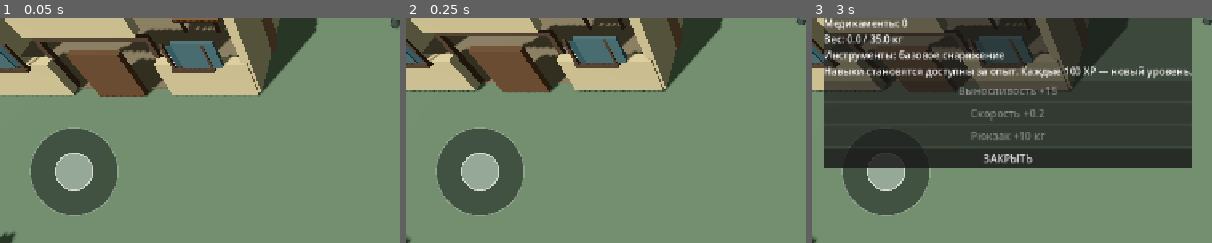
Above: before the commit, frames 1-3 (left to right).
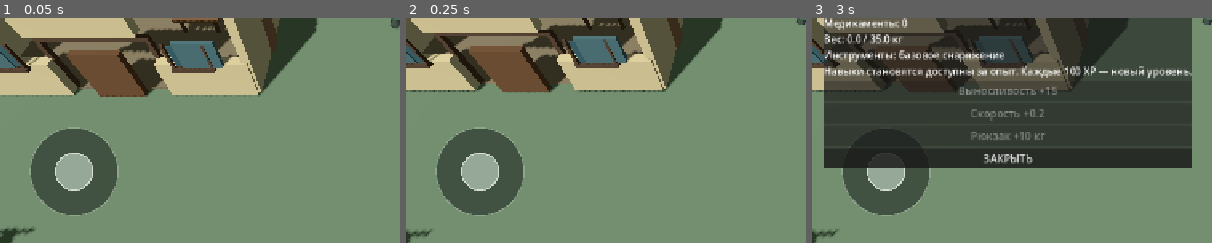
Above: after the commit, the same moments.

Repository: anriell666-byte/AshenForge
Game: Godot game, scene res://scenes/Main.tscn
Same seed, same stepped clock (60 frames per second), same inputs: the game is played once before the commit and once after it.
Inputs:
- Up to frame 1 (0.05 s): no input
- Up to frame 2 (0.25 s): no input
- Up to frame 3 (3 s): click "ATTACK" at 0.5 s; click "ACTION" at 1.25 s; click "RUN" at 2 s; click "BAG" at 2.75 s
The pictures show only the part of the screen within x 0-50%, y 50-100%; the shares and areas given below are measured in that part.

The runs differ from the first frame. In frame 1, 0.2% of the frame differs, in the area x 0-9%, y 93-97%; in frame 2, 0.2%; in frame 3, 0.2%.

Commit message:
Add enemy health bars, damage feedback and locomotion animation

Diff:
--- a/scripts/infected.gd
+++ b/scripts/infected.gd
@@ -2,8 +2,14 @@
 
 var target
 var speed: float = 1.5
-var health: float = 2.0
+var health: float = 55.0
+var max_health: float = 55.0
 var attack_timer: float = 0.0
+var attack_pose: float = 0.0
+var animation_clock: float = 0.0
+var animation_parts: Array[Node3D] = []
+var health_root: Node3D
+var health_fill: MeshInstance3D
 
 func _ready() -> void:
     var shape := CapsuleShape3D.new()
@@ -24,14 +30,50 @@
     mat.roughness = 1.0
     mesh_node.material_override = mat
     add_child(mesh_node)
+    _build_health_bar()
+
+func _build_health_bar() -> void:
+    health_root = Node3D.new()
+    health_root.name = "EnemyHealthBar"
+    health_root.top_level = true
+    add_child(health_root)
+    var back := MeshInstance3D.new()
+    var back_mesh := BoxMesh.new()
+    back_mesh.size = Vector3(0.92, 0.10, 0.045)
+    back.mesh = back_mesh
+    var back_mat := StandardMaterial3D.new()
+    back_mat.albedo_color = Color(0.08, 0.09, 0.08)
+    back.material_override = back_mat
+    health_root.add_child(back)
+    health_fill = MeshInstance3D.new()
+    var fill_mesh := BoxMesh.new()
+    fill_mesh.size = Vector3(0.82, 0.055, 0.055)
+    health_fill.mesh = fill_mesh
+    health_fill.position.z = 0.035
+    var fill_mat := StandardMaterial3D.new()
+    fill_mat.albedo_color = Color(0.62, 0.19, 0.13)
+    fill_mat.emission_enabled = true
+    fill_mat.emission = Color(0.22, 0.035, 0.02)
+    health_fill.material_override = fill_mat
+    health_root.add_child(health_fill)
+    _refresh_health_bar()
+
+func _process(_delta: float) -> void:
+    if is_instance_valid(health_root):
+        health_root.global_position = global_position + Vector3(0, 2.42, 0)
+        health_root.global_rotation = Vector3(-0.22, 0.0, 0.0)
 
 func _physics_process(delta: float) -> void:
+    animation_clock += delta
     attack_timer = maxf(0.0, attack_timer - delta)
+    attack_pose = maxf(0.0, attack_pose - delta)
     if not is_instance_valid(target):
+        _animate_infected()
         return
     var offset: Vector3 = target.global_position - global_position
-    var distance := offset.length()
-    var detection_range := 5.5 if target.get("is_sneaking") else 12.0
+    var distance := Vector2(offset.x, offset.z).length()
+    var target_speed := Vector2(target.velocity.x, target.velocity.z).length()
+    var detection_range := 4.0 if target.get("is_sneaking") else (15.0 if target_speed > 4.5 else 10.5)
     if distance < detection_range and distance > 1.15:
         var direction := Vector3(offset.x, 0.0, offset.z).normalized()
         velocity.x = direction.x * speed
@@ -47,10 +89,27 @@
     move_and_slide()
     if distance < 1.35 and attack_timer <= 0.0:
         attack_timer = 1.25
+        attack_pose = 0.45
         target.call("take_damage", 7.0)
+    _animate_infected()
 
-func take_hit(damage: float = 1.0) -> void:
-    health -= damage
+func _animate_infected() -> void:
+    var movement := Vector2(velocity.x, velocity.z).length()
+    var gait := sin(animation_clock * 7.0)
+    var amount := clampf(movement / maxf(0.1, speed), 0.0, 1.0)
+    for i in range(animation_parts.size()):
+        var part := animation_parts[i]
+        if not is_instance_valid(part):
+            continue
+        var phase := gait if i % 2 == 0 else -gait
+        if attack_pose > 0.0 and i == 0:
+            part.rotation.z = lerpf(part.rotation.z, -1.0, 0.4)
+        else:
+            part.rotation.z = phase * 0.62 * amount
+
+func take_hit(damage: float = 8.0) -> void:
+    health = maxf(0.0, health - damage)
+    _refresh_health_bar()
     if health <= 0.0:
         if is_instance_valid(target):
             var game = target.get("main_game")
@@ -58,3 +117,10 @@
                 game.call("_gain_xp", 25)
                 game.call("show_message", "Заражённый устранён. +25 XP")
         queue_free()
+
+func _refresh_health_bar() -> void:
+    if not is_instance_valid(health_fill):
+        return
+    var ratio := clampf(health / maxf(1.0, max_health), 0.0, 1.0)
+    health_fill.scale.x = ratio
+    health_fill.position.x = -0.41 * (1.0 - ratio)
